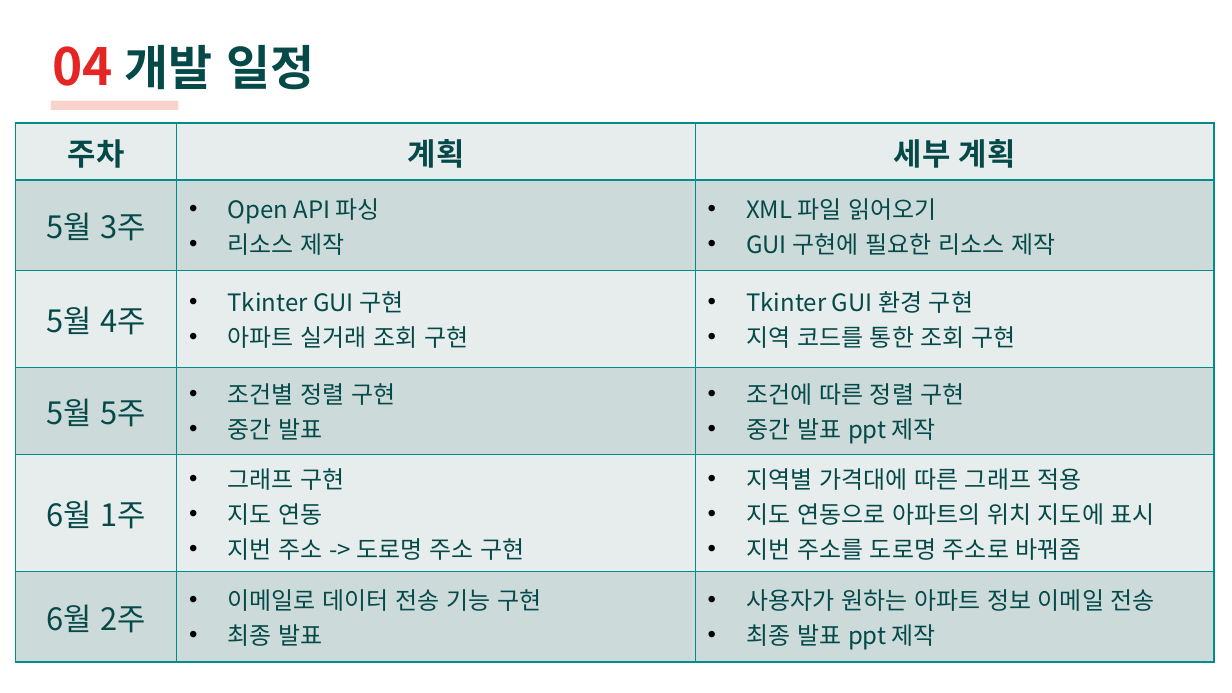
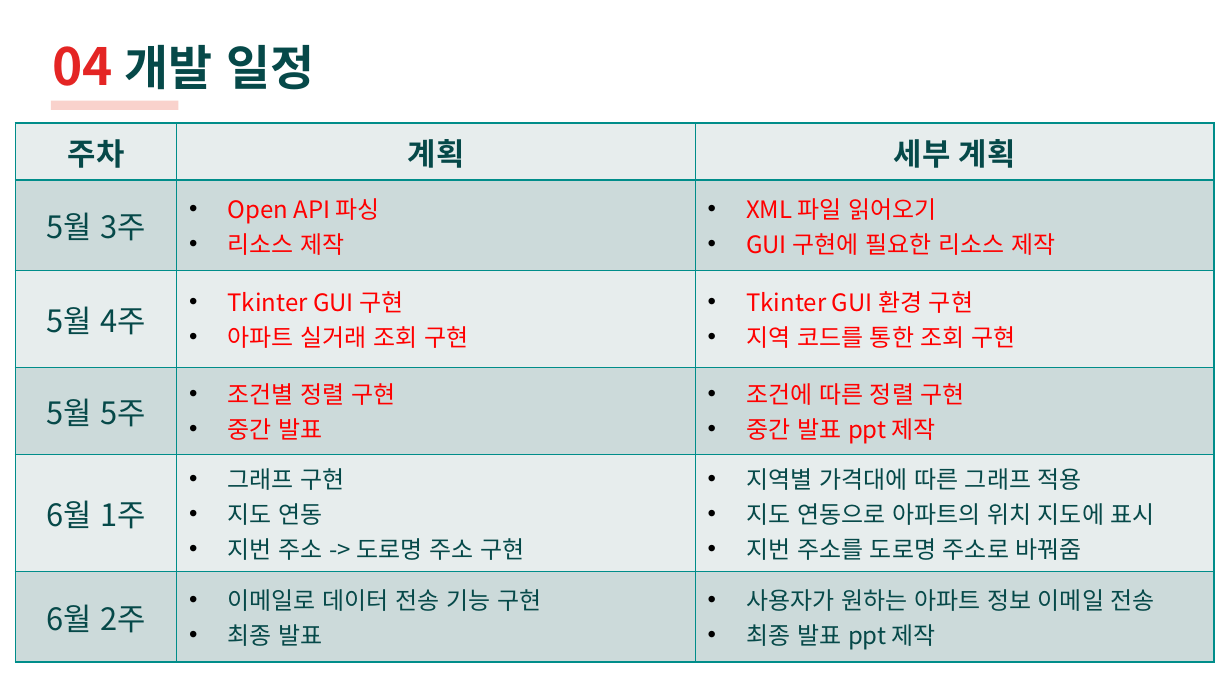
Before and after one commit to rg7155/Script_Project, a slide deck: slide 9 of Find Home 기획발표.pptx. Drawn at 1232x693 pixels with LibreOffice and Linux fonts; fonts in the diff are those of the drawing. Boxes give left, top, right and bottom in pixels: in the first picture for what was removed or moved away, otherwise in the second. Text is boxed around its words. In the diff, an @@ line names an element or a change of style, - is before the commit and + after.

```diff
--- a/Find Home 기획발표.pptx
+++ b/Find Home 기획발표.pptx
@@ table at box(15, 123, 1214, 654) @@
@@ text colour #064949 to #FF0000 in "Open API 파싱", "리소스 제작", "XML 파일 읽어오기", "GUI 구현에 필요한 리소스 제작" and 8 more places @@
```
Also in this commit, not shown: 2 other slides changed, 1 other file.
